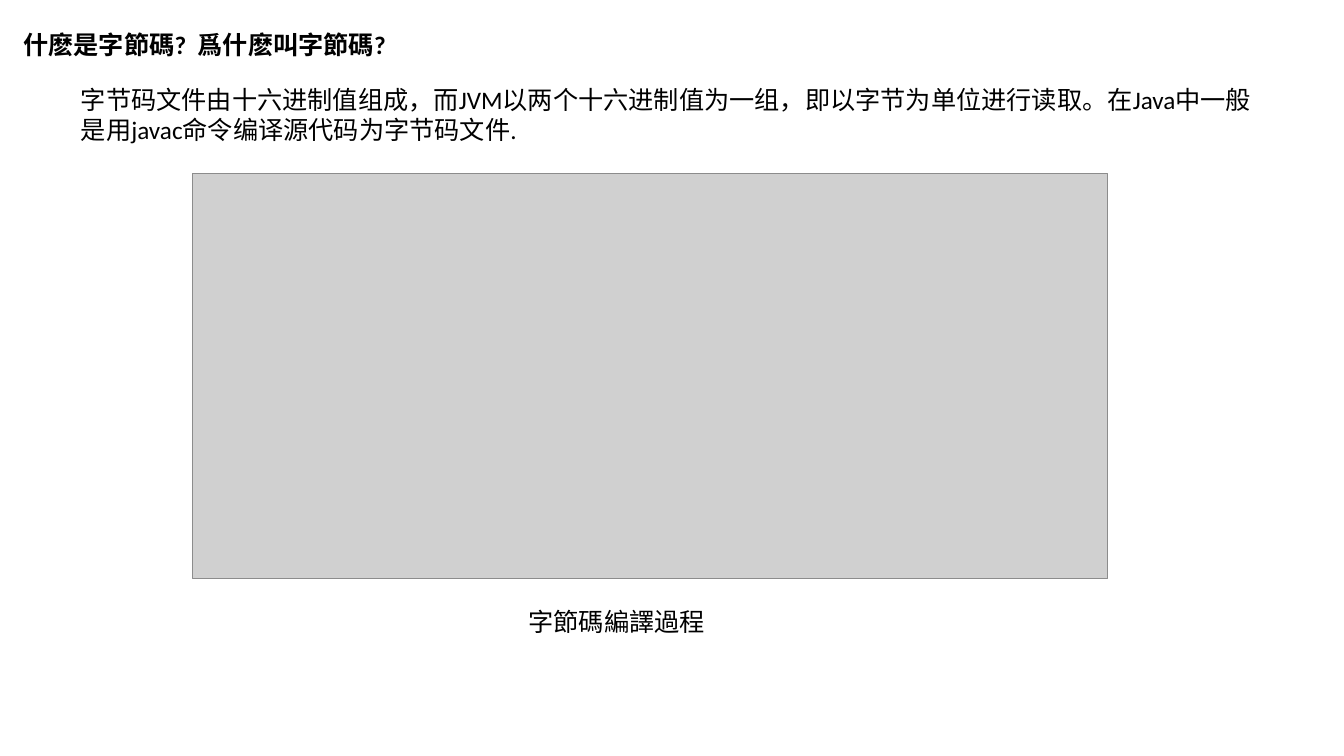
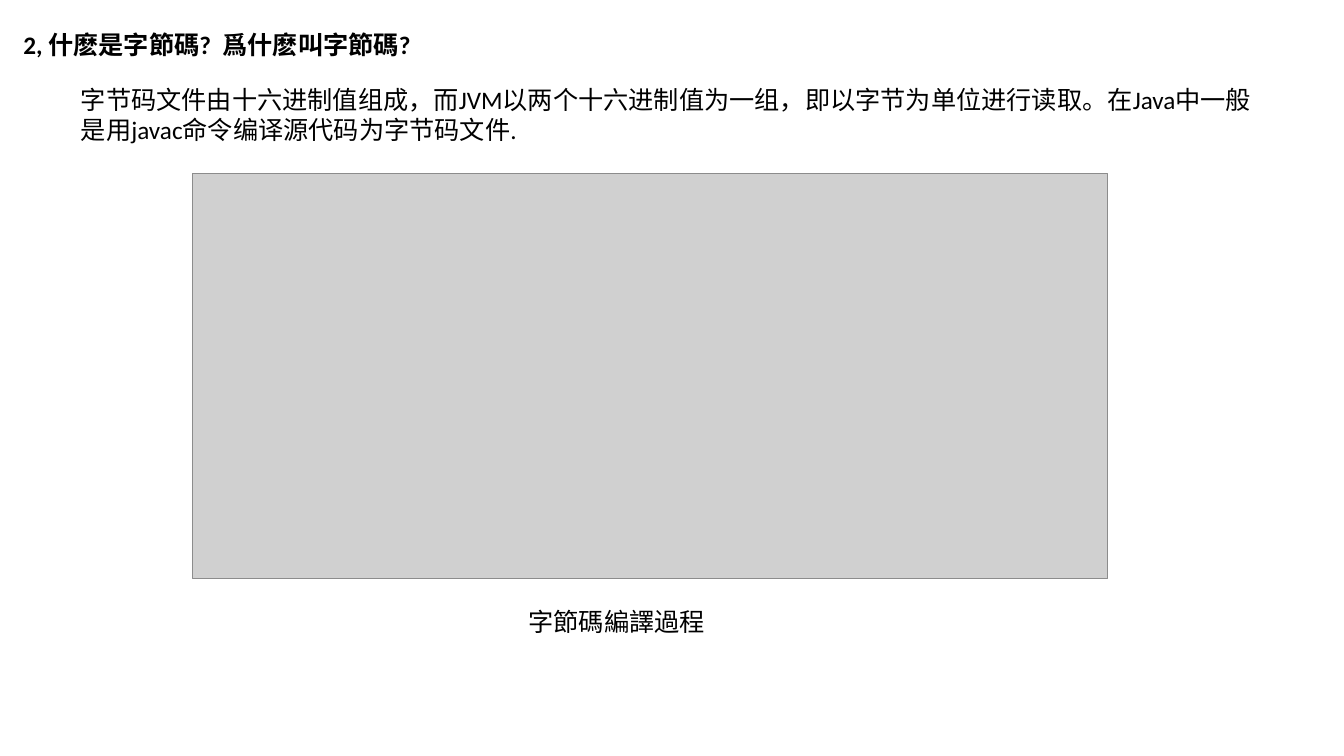
Before and after one commit to luchaojun/JavaSprint, a slide deck: slide 3 of JavaInterview/Java_interview.pptx. Drawn at 1344x756 pixels with LibreOffice and Linux fonts; fonts in the diff are those of the drawing; grey boxes stand for pictures. Boxes give left, top, right and bottom in pixels: in the first picture for what was removed or moved away, otherwise in the second. Text is boxed around its words. In the diff, an @@ line names an element or a change of style, - is before the commit and + after.

```diff
--- a/JavaInterview/Java_interview.pptx
+++ b/JavaInterview/Java_interview.pptx
@@ text at (23,32,411,58): text changed @@
-什麽是字節碼? 爲什麽叫字節碼?
+2, 什麽是字節碼? 爲什麽叫字節碼?
```
Also in this commit, not shown: 3 other slides changed, 1 slide added.
